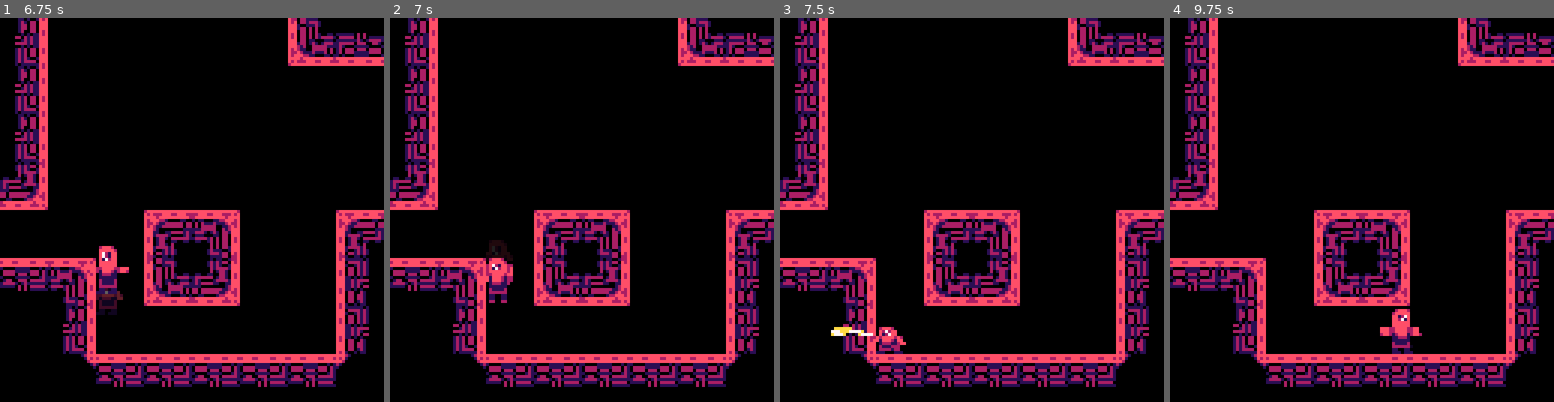
Above: before the commit, frames 1-4 (left to right).
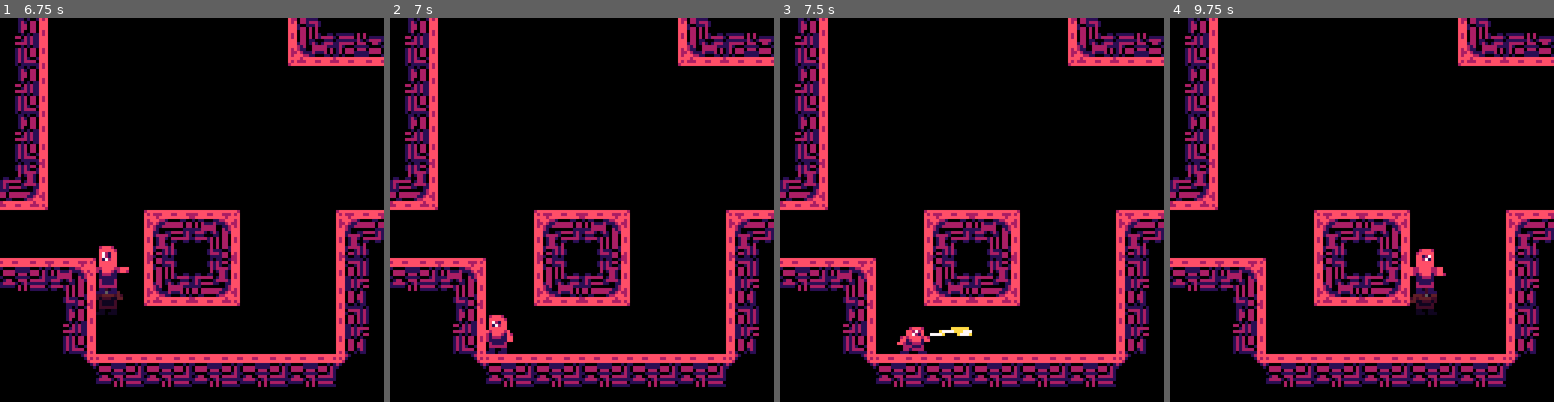
Above: after the commit, the same moments.

Repository: Tenseven-107/Microvania
Game: Godot game, scene res://Scenes/Testing/Main_testing.tscn
Two runs of this game, one before a commit and one after it. Both use one fixed random seed, a clock stepped at 60 frames per second and the inputs below.
Inputs:
- Up to frame 1 (6.75 s): hold D (right) 0.53-2.03 s; tap W (up) at 0.6, 0.77, 1.07, 1.52, 1.55, 1.82, 2.1, 3.02, 3.05, 3.32, 3.6, 3.77, 4.07, 4.52, 4.55, 4.82, 5.1, 6.02, 6.05, 6.32, 6.6 s; tap J (attack) every 1.5 s from 1.35 to 5.85 s; hold A (left) 2.03-2.78 s; hold D (right) 2.78-4.28 s; hold A (left) 4.28-5.03 s; hold D (right) 5.03-5.78 s; hold A (left) from 5.78 s (still down)
- Up to frame 2 (7 s): keep holding A (left); tap W (up) at 6.77 s
- Up to frame 3 (7.5 s): tap W (up) at 7.07 s; release A (left) at 7.28 s; hold D (right) from 7.28 s (still down); tap J (attack) at 7.35 s
- Up to frame 4 (9.75 s): tap W (up) at 7.52, 7.55, 7.82, 8.1, 9.02, 9.05, 9.32, 9.6 s; tap J (attack) at 8.85 s; release D (right) at 9.53 s; hold A (left) from 9.53 s (still down)

Frame 1 is identical in both runs. In frame 2, 1.3% of the frame differs, in the area x 25-33%, y 57-88%; in frame 3, 1.1%; in frame 4, 1.6%, in the area x 54-72%, y 60-88%.

Commit message:
Improved player and added an enemy

Diff:
--- /dev/null
+++ b/Prefabs/Enemies/Octo_enemy.tscn
@@ -0,0 +1,54 @@
+[gd_scene load_steps=9 format=2]
+
+[ext_resource path="res://Sprites/Enemies/Enemy_1.png" type="Texture" id=1]
+[ext_resource path="res://Scripts/Enemies/Enemy_crawler.gd" type="Script" id=2]
+
+[sub_resource type="CircleShape2D" id=108]
+radius = 5.0
+
+[sub_resource type="AtlasTexture" id=103]
+atlas = ExtResource( 1 )
+region = Rect2( 0, 0, 16, 16 )
+
+[sub_resource type="AtlasTexture" id=104]
+atlas = ExtResource( 1 )
+region = Rect2( 16, 0, 16, 16 )
+
+[sub_resource type="AtlasTexture" id=105]
+atlas = ExtResource( 1 )
+region = Rect2( 32, 0, 16, 16 )
+
+[sub_resource type="SpriteFrames" id=106]
+animations = [ {
+"frames": [ SubResource( 103 ), SubResource( 104 ), SubResource( 105 ) ],
+"loop": true,
+"name": "default",
+"speed": 5.0
+} ]
+
+[sub_resource type="RectangleShape2D" id=107]
+extents = Vector2( 5, 4 )
+
+[node name="Octo_enemy" type="KinematicBody2D"]
+collision_layer = 0
+collision_mask = 2
+script = ExtResource( 2 )
+
+[node name="CollisionShape2D" type="CollisionShape2D" parent="."]
+shape = SubResource( 108 )
+
+[node name="AnimatedSprite" type="AnimatedSprite" parent="."]
+frames = SubResource( 106 )
+offset = Vector2( 0, -3 )
+
+[node name="Damage_zone" type="Area2D" parent="."]
+
+[node name="CollisionShape2D" type="CollisionShape2D" parent="Damage_zone"]
+position = Vector2( 0, 1 )
+shape = SubResource( 107 )
+
+[node name="VisibilityNotifier2D" type="VisibilityNotifier2D" parent="."]
+position = Vector2( 1.19209e-07, -2.38419e-07 )
+scale = Vector2( 0.7, 0.4 )
+
+[connection signal="body_entered" from="Damage_zone" to="." method="_on_Damage_zone_body_entered"]
--- a/Prefabs/Player/Player.tscn
+++ b/Prefabs/Player/Player.tscn
@@ -513,18 +513,6 @@
 enabled = true
 cast_to = Vector2( 0, 12 )
 
-[node name="RayCast2D4" type="RayCast2D" parent="Raycasts"]
-position = Vector2( 4, 8 )
-rotation = -1.5708
-enabled = true
-cast_to = Vector2( 0, 15 )
-
-[node name="RayCast2D5" type="RayCast2D" parent="Raycasts"]
-position = Vector2( -4, 8 )
-rotation = 1.5708
-enabled = true
-cast_to = Vector2( 0, 15 )
-
 [node name="SFX" type="Node2D" parent="."]
 
 [node name="RandomAudioStreamPlayer2D" type="AudioStreamPlayer2D" parent="SFX"]
@@ -535,7 +523,7 @@
 random_pitch_range = 0.7
 
 [node name="Coyote_time" type="Timer" parent="."]
-wait_time = 0.1
+wait_time = 0.5
 one_shot = true
 
 [node name="I_frames" type="Timer" parent="."]
--- /dev/null
+++ b/Prefabs/Util/Game_camera.tscn
@@ -0,0 +1,19 @@
+[gd_scene load_steps=3 format=2]
+
+[ext_resource path="res://Scripts/Util/Game_camera.gd" type="Script" id=1]
+
+[sub_resource type="RectangleShape2D" id=51]
+extents = Vector2( 64, 64 )
+
+[node name="Game_camera" type="Camera2D"]
+current = true
+smoothing_enabled = true
+smoothing_speed = 10.0
+script = ExtResource( 1 )
+
+[node name="Area2D" type="Area2D" parent="."]
+
+[node name="CollisionShape2D" type="CollisionShape2D" parent="Area2D"]
+shape = SubResource( 51 )
+
+[connection signal="body_exited" from="Area2D" to="." method="_on_Area2D_body_exited"]
--- a/Scenes/Testing/Main_testing.tscn
+++ b/Scenes/Testing/Main_testing.tscn
@@ -3,7 +3,8 @@
 [ext_resource path="res://Sprites/Enviroment/Tileset.png" type="Texture" id=1]
 [ext_resource path="res://Prefabs/Player/Player.tscn" type="PackedScene" id=2]
 [ext_resource path="res://Scripts/Util/Main.gd" type="Script" id=3]
-[ext_resource path="res://Scripts/Util/Game_camera.gd" type="Script" id=4]
+[ext_resource path="res://Prefabs/Util/Game_camera.tscn" type="PackedScene" id=4]
+[ext_resource path="res://Prefabs/Enemies/Octo_enemy.tscn" type="PackedScene" id=5]
 
 [sub_resource type="ConvexPolygonShape2D" id=1]
 points = PoolVector2Array( 16, 16, 0, 16, 0, 0, 16, 0 )
@@ -1089,11 +1090,10 @@
 11/shapes = [  ]
 11/z_index = 0
 
-[sub_resource type="RectangleShape2D" id=51]
-extents = Vector2( 64, 64 )
-
 [node name="Main" type="Node2D"]
 script = ExtResource( 3 )
+
+[node name="Game_camera" parent="." instance=ExtResource( 4 )]
 
 [node name="Player" parent="." instance=ExtResource( 2 )]
 
@@ -1102,18 +1102,10 @@
 tile_set = SubResource( 50 )
 cell_size = Vector2( 16, 16 )
 cell_custom_transform = Transform2D( 16, 0, 0, 16, 0, 0 )
+collision_layer = 7
+collision_mask = 7
 format = 1
 tile_data = PoolIntArray( -786453, 0, 0, -786452, 0, 1, -786451, 0, 1, -786450, 0, 1, -786449, 0, 1, -786448, 0, 1, -78 …(26896 unchanged characters)…
 
-[node name="Camera2D" type="Camera2D" parent="."]
-current = true
-smoothing_enabled = true
-smoothing_speed = 10.0
-script = ExtResource( 4 )
-
-[node name="Area2D" type="Area2D" parent="Camera2D"]
-
-[node name="CollisionShape2D" type="CollisionShape2D" parent="Camera2D/Area2D"]
-shape = SubResource( 51 )
-
-[connection signal="body_exited" from="Camera2D/Area2D" to="Camera2D" method="_on_Area2D_body_exited"]
+[node name="Octo_enemy" parent="." instance=ExtResource( 5 )]
+position = Vector2( -137, -132 )
--- /dev/null
+++ b/Scripts/Enemies/Enemy_crawler.gd
@@ -0,0 +1,80 @@
+extends KinematicBody2D
+
+
+onready var vis = $VisibilityNotifier2D
+
+
+export (int) var hp: int = 1
+export (int) var damage: int = 1
+export (int) var team: int = 1
+
+export (float) var speed: float = 10
+
+var velocity: Vector2
+var move: Vector2
+var rotating: int
+
+var active: bool = false
+
+
+
+# Set up
+func _ready():
+	vis.connect("screen_entered", self, "enable_disable")
+	vis.connect("screen_exited", self, "enable_disable")
+
+
+
+# Movement
+func _physics_process(delta):
+	if rotating:
+		rotation = lerp_angle(rotation, velocity.angle(), 0.5)
+		rotating -= 1
+
+		return
+
+	var collision = move_and_collide(move * speed * delta)
+	if collision and collision.normal.rotated(PI/2).dot(move) < 0.5:
+		rotating = 4
+		move = collision.normal.rotated(PI/2)
+
+		return
+
+	var pos = position
+	collision = move_and_collide(move.rotated(PI/2) * 15)
+
+	if not collision:
+		for i in 10:
+			position = pos
+			rotate(PI/32)
+
+			move = move.rotated(PI/32)
+			collision = move_and_collide(move.rotated(PI/2) * 15)
+
+			if collision:
+				move = collision.normal.rotated(PI/2)
+				rotation = move.angle()
+
+				break
+
+	else:
+		move = collision.normal.rotated(PI/2)
+		rotation = move.angle()
+
+
+
+# Damage
+func _on_Damage_zone_body_entered(body: Node):
+	if body.has_method("handle_hit") and body.team != team:
+		body.handle_hit(damage)
+
+
+
+
+# Enable disable functions
+func enable_disable():
+	if !active:
+		active = true
+	else:
+		active = false
+	set_physics_process(active)
--- a/Scripts/Player/Player.gd
+++ b/Scripts/Player/Player.gd
@@ -102,9 +102,11 @@
 		else:
 			can_jump = false
 
-
-	if Input.is_action_just_pressed("up") and can_jump and !coyote.is_stopped():
+	if (Input.is_action_just_pressed("up") and can_jump
+	or Input.is_action_just_pressed("up") and !coyote.is_stopped()):
 		motion.y = -jump_force
+		can_jump = false
+		coyote.stop()
 
 		#var dust_inst =  dust_puff.instance()
 		#dust_inst.global_position = dust_pos.global_position
--- a/Scripts/Util/Main.gd
+++ b/Scripts/Util/Main.gd
@@ -2,7 +2,7 @@
 
 
 onready var player = $Player
-onready var camera = $Camera2D
+onready var camera = $Game_camera
 
 
 
--- a/project.godot
+++ b/project.godot
@@ -105,6 +105,12 @@
  ]
 }
 
+[layer_names]
+
+2d_physics/layer_1="General"
+2d_physics/layer_2="Special"
+2d_physics/layer_3="Misc"
+
 [physics]
 
 common/physics_fps=30
